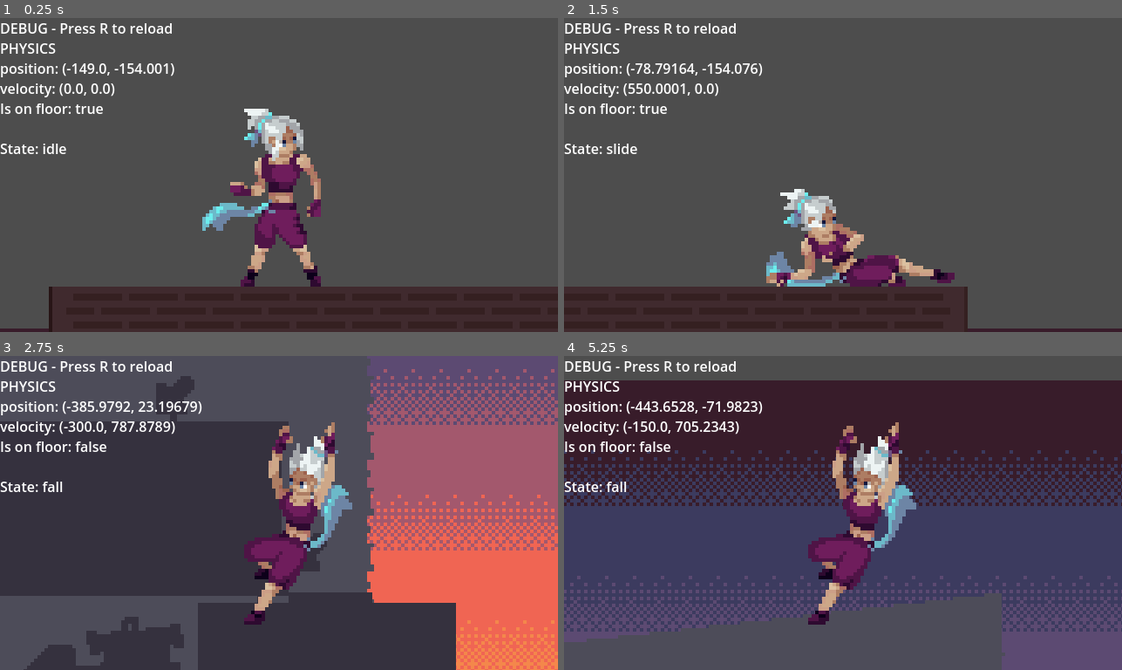
Above: before the commit, frames 1-4 (two rows, left to right).
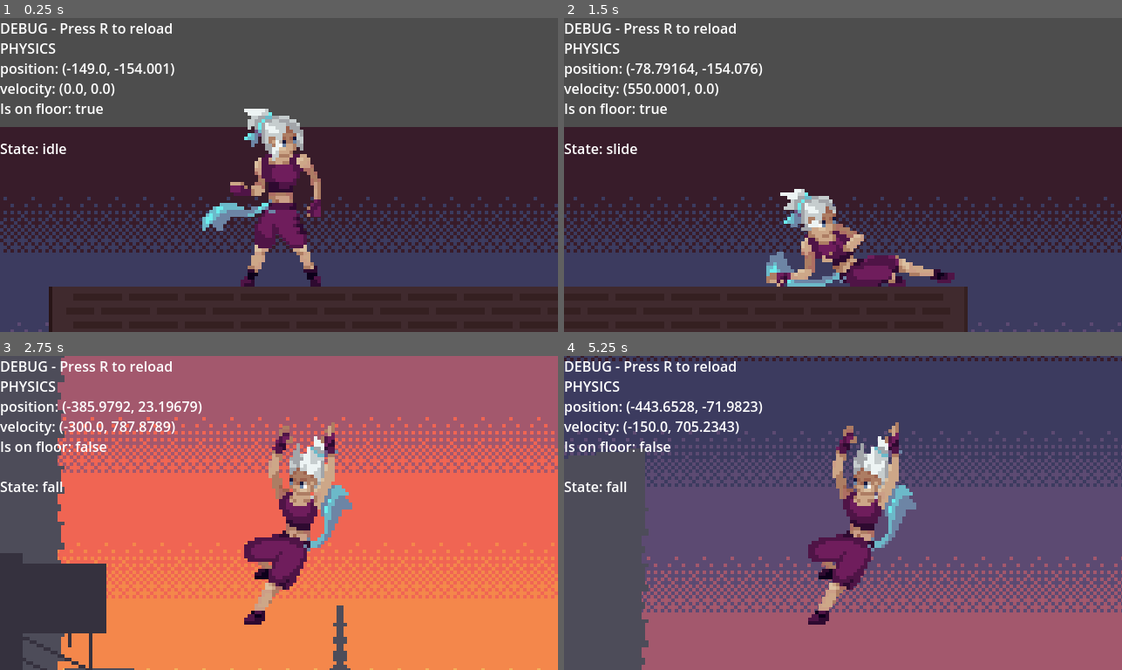
Above: after the commit, the same moments.

Repository: Hugo-Carbiener/Godot-project
Game: Godot game, scene res://scenes/main-scene.tscn
Same seed, same stepped clock (60 frames per second), same inputs: the game is played once before the commit and once after it. The engine's default icon, where the game draws it, is replaced by a stand-in: a white triangle on a blue panel in a dark square.
Inputs:
- Up to frame 1 (0.25 s): no input
- Up to frame 2 (1.5 s): tap R (reload) at 0.5, 1.25 s; hold D (direction-right) from 0.53 s (still down); tap Shift (slide) at 0.6, 1.35 s; tap Space (jump) at 0.77 s
- Up to frame 3 (2.75 s): tap Space (jump) at 1.52 s; tap R (reload) at 2 s; release D (direction-right) at 2.03 s; hold A (direction-left) from 2.03 s (still down); tap Shift (slide) at 2.1 s
- Up to frame 4 (5.25 s): tap R (reload) at 2.75, 3.5, 4.25 s; release A (direction-left) at 2.78 s; hold D (direction-right) 2.78-4.28 s; tap Shift (slide) every 0.75 s from 2.85 to 5.1 s; tap Space (jump) at 3.02, 3.77, 4.52 s; hold A (direction-left) 4.28-5.03 s; hold D (direction-right) from 5.03 s (still down)

The runs differ from the first frame. In frame 1, 30% of the frame differs, in the area x 0-100%, y 34-100%; in frame 2, 32%; in frame 3, 78%, in the area x 0-100%, y 0-100%; in frame 4, 77%.

Commit message:
Add slow animation

Diff:
--- a/assets/scritps/PlayerPhysicsManager.gd
+++ b/assets/scritps/PlayerPhysicsManager.gd
@@ -7,14 +7,16 @@
 @export var lateral_ground_drag_acceleration : float ## Acceleration from the force opposed to movement when on the ground
 @export var lateral_air_drag_acceleration : float ## Acceleration from the force opposed to movement when airborne
 
-var lateral_movement_input : bool = false; ## Whether there was a lateral directionnal input this frame
+var lateral_movement_input : bool = false ## Whether there was a lateral directionnal input this frame
 var was_on_floor : bool = false
+var previous_speed : Vector2 ## The speed at the previous frame
 var coyote_time_start : float = 0
 
 func _physics_process(delta: float) -> void:
 	check_coyote_time()
 
 	was_on_floor = is_on_floor()
+	previous_speed = velocity
 	apply_drag(delta)
 	move_and_slide()
 
--- a/assets/scritps/statemachine/states/PlayerRun.gd
+++ b/assets/scritps/statemachine/states/PlayerRun.gd
@@ -5,13 +5,16 @@
 @export var move_direction : int
 
 # if the player was on the floor during the previous frame
-var was_on_floor : bool
 var coyote_time_time : float = 0
 
 func can_enter() -> bool:
 	return super() and player_physics_body.is_on_floor() and abs(player_physics_body.velocity.x) > 0
 
-func physics_update(delta: float):
+func exit() :
+	animation_controller.speed_scale = 1
+
+
+func physics_update(_delta: float):
 	if !player_physics_body.is_on_floor():
 		state_machine.transition_to("fall")
 
@@ -20,3 +23,10 @@
 
 func modify_animation(animationControler : AnimatedSprite2D) :
 	animationControler.speed_scale = abs(player_physics_body.velocity.x) / player_physics_body.max_lateral_speed
+
+	if (player_physics_body.lateral_movement_input) :
+		var delta_speed = player_physics_body.previous_speed - player_physics_body.velocity
+		if (player_physics_body.previous_speed.x * player_physics_body.velocity.x > 0 && delta_speed.x * player_physics_body.velocity.x > 0) :
+			animationControler.play("slow")
+		elif (animationControler.animation.get_basename() != "run") :
+			animationControler.play("run")
--- a/project.godot
+++ b/project.godot
@@ -12,7 +12,7 @@
 
 config/name="NightLine"
 run/main_scene="res://scenes/main-scene.tscn"
-config/features=PackedStringArray("4.3", "Forward Plus")
+config/features=PackedStringArray("4.4", "Forward Plus")
 config/icon="res://icon.svg"
 
 [display]
--- a/scenes/main-scene.tscn
+++ b/scenes/main-scene.tscn
@@ -1,28 +1,29 @@
-[gd_scene load_steps=84 format=4 uid="uid://bt8t1ijcp3k8p"]
+[gd_scene load_steps=93 format=4 uid="uid://bt8t1ijcp3k8p"]
 
 [ext_resource type="Texture2D" uid="uid://el8b8m177fko" path="res://icon.svg" id="1_21vor"]
 [ext_resource type="Texture2D" uid="uid://210ocvmildqr" path="res://assets/sprites/Character_Idle.png" id="1_nf5ea"]
 [ext_resource type="Texture2D" uid="uid://ftgpjamubujp" path="res://assets/sprites/environment/chapter-1-parallax-back_1.png" id="2_6ovor"]
-[ext_resource type="Script" path="res://assets/scritps/statemachine/StateMachine.gd" id="2_j6nxt"]
-[ext_resource type="Script" path="res://assets/scritps/PlayerPhysicsManager.gd" id="2_mxlrn"]
-[ext_resource type="Script" path="res://assets/scritps/InputManager.gd" id="2_qsna4"]
+[ext_resource type="Script" uid="uid://bvgglaikbvfwb" path="res://assets/scritps/statemachine/StateMachine.gd" id="2_j6nxt"]
+[ext_resource type="Script" uid="uid://c4p85pqsis1gc" path="res://assets/scritps/PlayerPhysicsManager.gd" id="2_mxlrn"]
+[ext_resource type="Script" uid="uid://cg33xfoh7ms2a" path="res://assets/scritps/InputManager.gd" id="2_qsna4"]
 [ext_resource type="Texture2D" uid="uid://do4yaylsqeto3" path="res://assets/sprites/environment/chapter-1-parallax-mid_1.png" id="3_msjjy"]
 [ext_resource type="Texture2D" uid="uid://cce58l7bqssxa" path="res://assets/sprites/environment/chapter-1-parallax-front_1.png" id="4_onaww"]
-[ext_resource type="Script" path="res://assets/scritps/statemachine/states/PlayerRun.gd" id="6_tamy0"]
-[ext_resource type="Script" path="res://assets/scritps/DebugTextManager.gd" id="6_yqf8q"]
-[ext_resource type="Script" path="res://assets/scritps/statemachine/states/PlayerJump.gd" id="7_540ha"]
-[ext_resource type="Script" path="res://assets/scritps/statemachine/states/PlayerSlide.gd" id="8_7o1gs"]
-[ext_resource type="Script" path="res://assets/scritps/statemachine/states/PlayerIdle.gd" id="8_ewef8"]
+[ext_resource type="Script" uid="uid://dlyqpwn1ffrca" path="res://assets/scritps/statemachine/states/PlayerRun.gd" id="6_tamy0"]
+[ext_resource type="Script" uid="uid://c103iobp0maj" path="res://assets/scritps/DebugTextManager.gd" id="6_yqf8q"]
+[ext_resource type="Script" uid="uid://b33ytv8qcpdho" path="res://assets/scritps/statemachine/states/PlayerJump.gd" id="7_540ha"]
+[ext_resource type="Script" uid="uid://k40rcvikau2i" path="res://assets/scritps/statemachine/states/PlayerSlide.gd" id="8_7o1gs"]
+[ext_resource type="Script" uid="uid://cghqdp2hc77sa" path="res://assets/scritps/statemachine/states/PlayerIdle.gd" id="8_ewef8"]
 [ext_resource type="Texture2D" uid="uid://dam1jw1yh0i2l" path="res://assets/sprites/Character_Jump.png" id="9_5hn0m"]
 [ext_resource type="Texture2D" uid="uid://dhpkdbpw5kqa2" path="res://assets/sprites/environment/chapter-1-bg.png" id="9_84wbi"]
 [ext_resource type="Texture2D" uid="uid://bcwnhl8evkmo5" path="res://assets/sprites/Character_Slide.png" id="11_00abt"]
-[ext_resource type="Script" path="res://assets/scritps/statemachine/states/PlayerFall.gd" id="12_fe2yd"]
+[ext_resource type="Script" uid="uid://bwovhaam2lqqh" path="res://assets/scritps/statemachine/states/PlayerFall.gd" id="12_fe2yd"]
 [ext_resource type="Texture2D" uid="uid://dyx3rj1ul4n7h" path="res://assets/sprites/Character_Fall.png" id="13_cefen"]
 [ext_resource type="Texture2D" uid="uid://1wu1nc7wmm82" path="res://assets/sprites/Character_Kick.png" id="14_o1uja"]
 [ext_resource type="Texture2D" uid="uid://ds32is2wediwi" path="res://assets/sprites/Character_Run.png" id="15_r4vnx"]
-[ext_resource type="Script" path="res://assets/scritps/PlayerAnimationController.gd" id="16_swycs"]
+[ext_resource type="Script" uid="uid://prjdtmbb5gd7" path="res://assets/scritps/PlayerAnimationController.gd" id="16_swycs"]
 [ext_resource type="Texture2D" uid="uid://c0gfyotkdi532" path="res://assets/sprites/environment/chapter-1-props-tile-atlas.png" id="17_3aygs"]
 [ext_resource type="Texture2D" uid="uid://bhad5roqj6kl1" path="res://assets/sprites/environment/chapter-1-building-tile-atlas.png" id="18_ulxi5"]
+[ext_resource type="Texture2D" uid="uid://e1a5ah7sbhsr" path="res://assets/sprites/Character_Slow.png" id="19_wtg5e"]
 
 [sub_resource type="RectangleShape2D" id="RectangleShape2D_4j51n"]
 size = Vector2(128, 128)
@@ -220,6 +221,38 @@
 
 [sub_resource type="AtlasTexture" id="AtlasTexture_tijo2"]
 atlas = ExtResource("11_00abt")
+region = Rect2(448, 0, 64, 64)
+
+[sub_resource type="AtlasTexture" id="AtlasTexture_2ojer"]
+atlas = ExtResource("19_wtg5e")
+region = Rect2(0, 0, 64, 64)
+
+[sub_resource type="AtlasTexture" id="AtlasTexture_5ioq0"]
+atlas = ExtResource("19_wtg5e")
+region = Rect2(64, 0, 64, 64)
+
+[sub_resource type="AtlasTexture" id="AtlasTexture_wbmaj"]
+atlas = ExtResource("19_wtg5e")
+region = Rect2(128, 0, 64, 64)
+
+[sub_resource type="AtlasTexture" id="AtlasTexture_qvo05"]
+atlas = ExtResource("19_wtg5e")
+region = Rect2(192, 0, 64, 64)
+
+[sub_resource type="AtlasTexture" id="AtlasTexture_8kt5s"]
+atlas = ExtResource("19_wtg5e")
+region = Rect2(256, 0, 64, 64)
+
+[sub_resource type="AtlasTexture" id="AtlasTexture_ja8h8"]
+atlas = ExtResource("19_wtg5e")
+region = Rect2(320, 0, 64, 64)
+
+[sub_resource type="AtlasTexture" id="AtlasTexture_tvcvm"]
+atlas = ExtResource("19_wtg5e")
+region = Rect2(384, 0, 64, 64)
+
+[sub_resource type="AtlasTexture" id="AtlasTexture_ro8so"]
+atlas = ExtResource("19_wtg5e")
 region = Rect2(448, 0, 64, 64)
 
 [sub_resource type="SpriteFrames" id="SpriteFrames_p5m8t"]
@@ -397,6 +430,35 @@
 "loop": true,
 "name": &"slide",
 "speed": 10.0
+}, {
+"frames": [{
+"duration": 1.0,
+"texture": SubResource("AtlasTexture_2ojer")
+}, {
+"duration": 1.0,
+"texture": SubResource("AtlasTexture_5ioq0")
+}, {
+"duration": 1.0,
+"texture": SubResource("AtlasTexture_wbmaj")
+}, {
+"duration": 1.0,
+"texture": SubResource("AtlasTexture_qvo05")
+}, {
+"duration": 1.0,
+"texture": SubResource("AtlasTexture_8kt5s")
+}, {
+"duration": 1.0,
+"texture": SubResource("AtlasTexture_ja8h8")
+}, {
+"duration": 1.0,
+"texture": SubResource("AtlasTexture_tvcvm")
+}, {
+"duration": 1.0,
+"texture": SubResource("AtlasTexture_ro8so")
+}],
+"loop": true,
+"name": &"slow",
+"speed": 5.0
 }]
 
 [sub_resource type="TileMapPattern" id="TileMapPattern_5lckr"]
@@ -682,6 +744,7 @@
 
 [node name="ParallaxLayer" type="ParallaxLayer" parent="ParallaxBackground"]
 z_index = -3
+motion_scale = Vector2(1, 0.8)
 motion_offset = Vector2(0, -200)
 motion_mirroring = Vector2(640, 0)
 
@@ -692,7 +755,7 @@
 
 [node name="ParallaxLayer2" type="ParallaxLayer" parent="ParallaxBackground"]
 z_index = -2
-motion_scale = Vector2(0.33, 1)
+motion_scale = Vector2(0.1, 0.8)
 motion_offset = Vector2(0, -200)
 motion_mirroring = Vector2(640, 0)
 
@@ -702,7 +765,7 @@
 
 [node name="ParallaxLayer3" type="ParallaxLayer" parent="ParallaxBackground"]
 z_index = -1
-motion_scale = Vector2(0.66, 1)
+motion_scale = Vector2(0.4, 0.9)
 motion_offset = Vector2(0, -200)
 motion_mirroring = Vector2(640, 0)
 
@@ -854,7 +917,7 @@
 z_index = 3
 position = Vector2(2, 0)
 sprite_frames = SubResource("SpriteFrames_p5m8t")
-animation = &"idle"
+animation = &"slow"
 script = ExtResource("16_swycs")
 
 [node name="CanvasLayer" type="CanvasLayer" parent="."]
Not shown, added: assets/scritps/DebugTextManager.gd.uid
Not shown, added: assets/scritps/InputManager.gd.uid
Not shown, added: assets/scritps/PlayerAnimationController.gd.uid
Not shown, added: assets/scritps/PlayerPhysicsManager.gd.uid
Not shown, added: assets/scritps/statemachine/StateMachine.gd.uid
Not shown, added: assets/scritps/statemachine/states/PlayerFall.gd.uid
Not shown, added: assets/scritps/statemachine/states/PlayerIdle.gd.uid
Not shown, added: assets/scritps/statemachine/states/PlayerJump.gd.uid
Not shown, added: assets/scritps/statemachine/states/PlayerRun.gd.uid
Not shown, added: assets/scritps/statemachine/states/PlayerSlide.gd.uid
Not shown, added: assets/scritps/statemachine/states/State.gd.uid
Binary file changed: assets/sprites/Character.aseprite
(and 12 more such lines)
